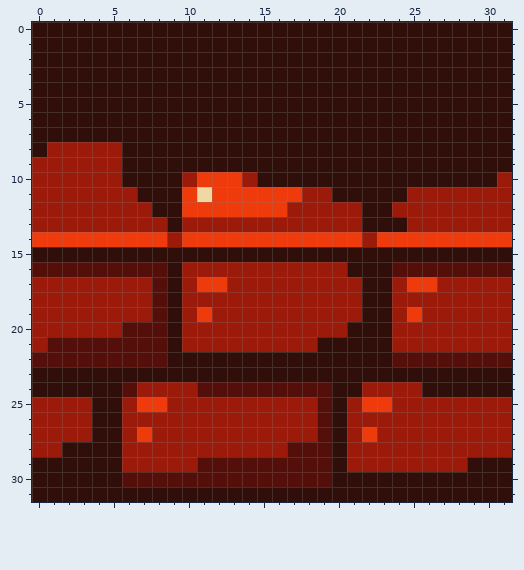
Edited in one commit: pixel-art sprite (assets/textures/t_wall_top_3.png). That is the earlier state.
The file is 32x32 pixels.
And afterwards:
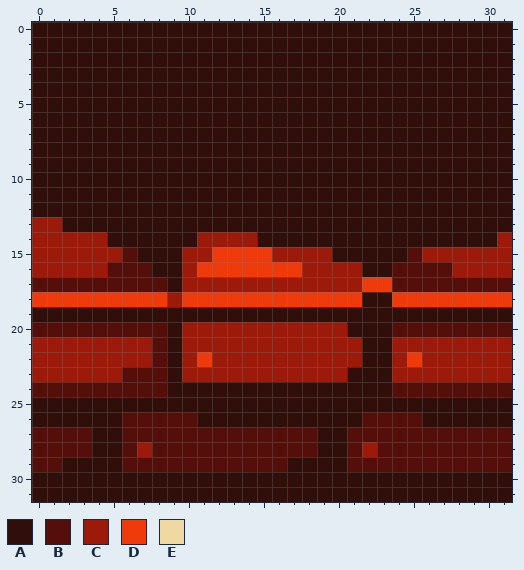
Palette (. is transparent): A #300f0a  B #550f0a  C #9b1a0a  D #ef3a0c  E #efd8a1
The author wrote: new wall graphics and shadows
Diff:
Changed rows in their new state; - is an unchanged pixel.
first column x 0:
 8 -AAAAA--------------------------
 9 AAAAAA--------------------------
10 AAAAAA----AAAAA----------------A
11 AAAAAAA---AAAAAAAAAA-----AAAAAAA
12 AAAAAAAA--AAAAAAAAAAAA--AAAAAAAA
13 --AAAAAAA-AAAAAAAAAAAA---AAAAAAA
14 CCCCCAAAAAACCCCAAAAAAAAAAAAAAAAC
15 CCCCCCB---CCDDDDCCCC-----BCCCCCC
16 CCCCC---A--DDDDDDD---C------CCCC
17 BBBBBBBB---CC---------DDBBBBBBBB
18 DDDDDDDDDCDDDDDDDDDDDD--DDDDDDDD
19 AAAAAAAAA-AAAAAAAAAAAA--AAAAAAAA
20 BBBBBB------------------BBBBBBBB
21 -CCCCCCC-----------CCC----------
22 CCCCCCCC--CDCCCCCCCCCC--CDCCCCCC
23 CCCCCCBBB-CCCCCCCCCCC---CCCCCCCC
24 BBBBBB-BBAAAAAAAAAAA--AABBBBBBBB
25 AAAA--AAAAAAAAAAAAAA-AAAAAAAAAAA
26 AAAA--BBBBBAAAAAAAAA-ABBBBAAAAAA
27 BBBB--BBBBBBBBBBBBBA-BBBBBBBBBBB
28 BBBB--B-BBBBBBBBB--A-B-BBBBBBBBB
29 BB----BBBBB------AAA-BBBBBBBBBBB
30 ------AAAAAAAAAAAAAA------------
Pixel boxes of the changes (left, top, right, bottom) in both pictures:
changed: (32, 142, 512, 487)
